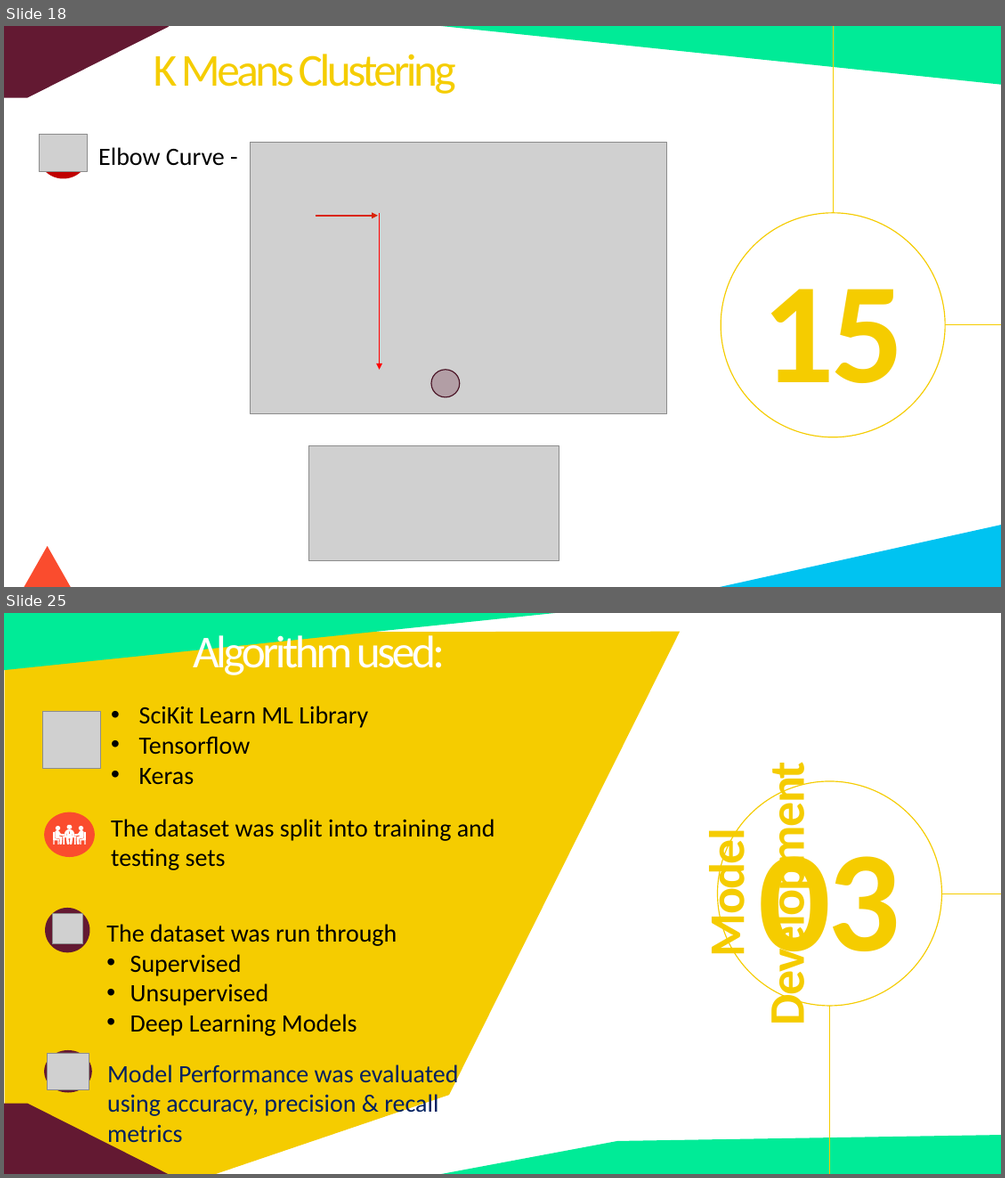
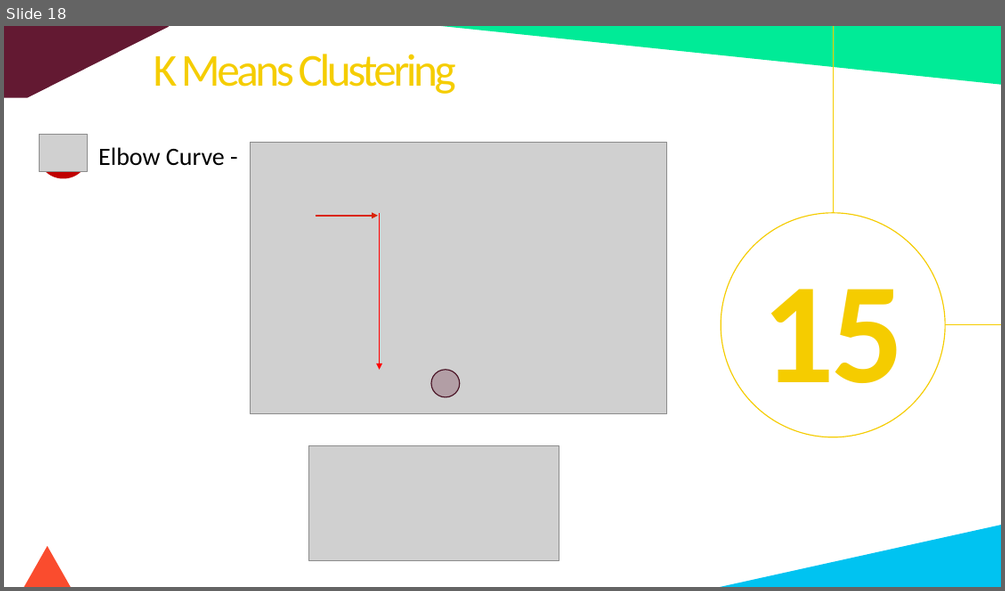
Before and after one commit to fbrowther/Detecting-Fraudulent-Credit-Card-Transactions-Using-Machine-Learning, a slide deck: CreditCardTransactions-Project4Group4.pptx. Shown one above the other, each under a label of ours: slides 18 and 25 before the commit, slide 18 after it; the slides between them are not shown. The pictures are 1005x1178 and 1005x591 pixels, drawn with LibreOffice and Linux fonts; fonts in the diff are those of the drawing; grey boxes stand for pictures. Boxes give left, top, right and bottom in pixels: in the first picture for what was removed or moved away, otherwise in the second. Text is boxed around its words. In the diff, an @@ line names an element or a change of style, - is before the commit and + after.

```diff
--- a/CreditCardTransactions-Project4Group4.pptx
+++ b/CreditCardTransactions-Project4Group4.pptx
@@ slide 25 removed at box(4, 613, 1001, 1174), background #FFFFFF @@
@@ right triangle removed at box(4, 613, 555, 670) @@
@@ freeform shape removed at box(5, 632, 680, 1174) @@
@@ text removed at box(193, 629, 445, 678) @@
-Algorithm used:
@@ picture removed at box(43, 711, 100, 769) @@
@@ text removed at box(139, 706, 368, 785) @@
-• SciKit Learn ML Library
-• Tensorflow
-• Keras
@@ text removed at box(696, 787, 817, 1017) @@
-Model Development
@@ ellipse removed at box(718, 781, 942, 1005) @@
@@ group removed at box(44, 811, 495, 870): 8 freeform shapes, 1 text, 1 ellipse @@
-The dataset was split into training and testing sets
@@ text removed at box(759, 831, 901, 983) @@
-03
@@ line removed from (1001, 893) to (942, 893) @@
@@ ellipse removed at box(45, 908, 90, 952) @@
@@ picture removed at box(52, 914, 82, 944) @@
@@ text removed at box(106, 924, 397, 1036) @@
-The dataset was run through
-• Supervised
-• Unsupervised
-• Deep Learning Models
@@ line removed from (830, 1005) to (830, 1174) @@
@@ ellipse removed at box(44, 1051, 92, 1093) @@
@@ picture removed at box(48, 1053, 89, 1089) @@
@@ text removed at box(107, 1064, 458, 1148) @@
-Model Performance was evaluated using accuracy, precision & recall metrics
@@ pentagon arrow removed at box(4, 1103, 169, 1174) @@
@@ freeform shape removed at box(437, 1135, 1001, 1174) @@
```
Also in this commit, not shown: 5 slides changed, 1 slide added, 7 other slides removed, 2 other files.
